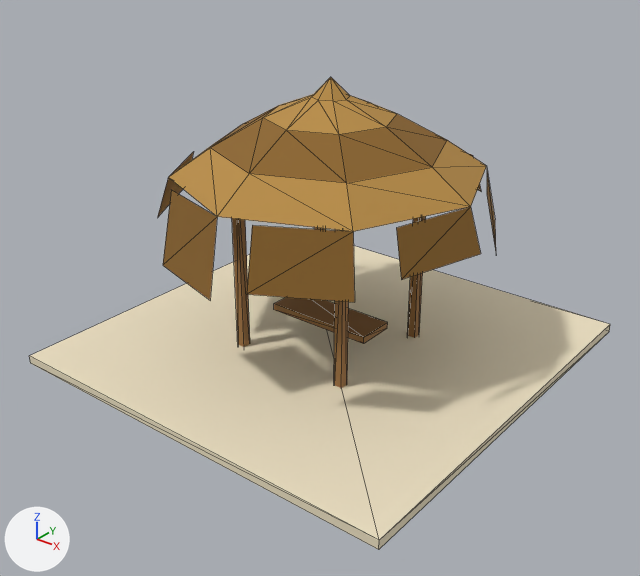
Two versions of the glTF model game/models/hero/palapa_m23_m13.glb, one commit apart.
Both versions are drawn from a 50 mm lens placed at (5.55, -7.12, 5.15), pointed at (0.17, -0.39, 0.97). The lights are fixed; the arrows at lower left show +X, +Y and +Z. The older version comes first. Mesh edges are drawn as thin lines. Objects named as collision shapes, trigger or cutter boxes, shadow casters or lower levels of detail are left out. Vertices at exactly the same position are counted once.

Objects in the first picture: 'palapa_m23_m13_lod0'.
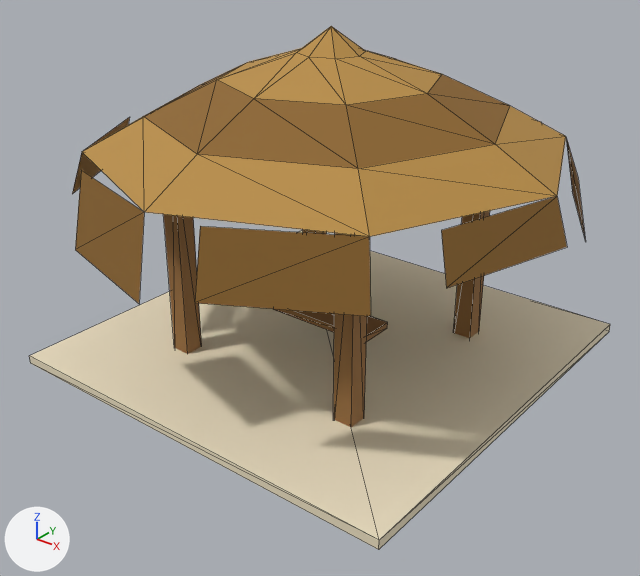
What differs and where, as boxes (x1, y1, x2, y2) in the pictures (640 x 576 px; the box of a moved part takes in the faces that stretch with it):
'palapa_m23_m13_lod0', reshaped, recoloured (beige to brown, 11% taller): before (29, 77, 610, 550); after (29, 26, 610, 550)
part 1 of me_palapa_m23_m13_lod0, moved or reshaped (mostly hidden): before (314, 227, 326, 230); after (303, 230, 327, 234)
part 2 of me_palapa_m23_m13_lod0, moved or reshaped: before (407, 216, 426, 338); after (453, 211, 490, 338)
part 3 of me_palapa_m23_m13_lod0, moved or reshaped: before (334, 230, 348, 388); after (333, 233, 367, 427)
part 4 of me_palapa_m23_m13_lod0, moved or reshaped: before (232, 218, 250, 347); after (163, 214, 202, 354)
part 5 of me_palapa_m23_m13_lod0, moved or reshaped: before (157, 77, 496, 302); after (72, 26, 586, 316)
part 6 of me_palapa_m23_m13_lod0, recoloured: before (169, 77, 486, 232); after (82, 26, 566, 237)
part 7 of me_palapa_m23_m13_lod0, recoloured: before (157, 105, 496, 302); after (72, 63, 586, 316)
part 8 of me_palapa_m23_m13_lod0, recoloured (beige to brown): before (126, 246, 610, 465); after (126, 230, 610, 465)

Patch to the scene script:
```diff
--- a/game/models/hero/palapa_m23_m13.glb.py
+++ b/game/models/hero/palapa_m23_m13.glb.py
@@ mat_body @@
+mat_body = bpy.data.materials.new('body')
+mat_body.use_nodes = True; mat_body.node_tree.nodes.clear()
+_N = mat_body.node_tree.nodes; _L = mat_body.node_tree.links
+n0 = _N.new('ShaderNodeBsdfPrincipled'); n0.name = 'Principled BSDF'
+n0.inputs[2].default_value = 0.82  # 'Roughness'
+n1 = _N.new('ShaderNodeOutputMaterial'); n1.name = 'Material Output'
+n2 = _N.new('ShaderNodeVertexColor'); n2.name = 'Color Attribute'
+_L.new(n0.outputs[0], n1.inputs[0])  # 'BSDF' to 'Surface'
+_L.new(n2.outputs[0], n0.inputs[0])  # 'Color' to 'Base Color'
@@ me_palapa_m23_m13_lod0 @@
 # used by ob_palapa_m23_m13_lod0; location = (0.0, 0.0, 0.0)
-me_palapa_m23_m13_lod0.from_pydata(...)  # 105 vertices, 144 faces; spans x -2.4..2.4, y -2.4..2.4, z 0.0..3.15
-me_palapa_m23_m13_lod0.materials.append(mat_wood)  # brown #956b3b
+me_palapa_m23_m13_lod0.from_pydata(...)  # 105 vertices, 144 faces; spans x -2.7..2.7, y -2.7..2.7, z 0.0..3.65
+# me_palapa_m23_m13_lod0 part 1: the loose piece of 8 vertices spanning x -0.75..-0.65, y 0.65..0.75, z 0.0..2.3 is scaled about its middle by (2.2, 2.2, 1.17), then moved by (-0.45, 0.45, 0.2)
+# me_palapa_m23_m13_lod0 part 2: the loose piece of 8 vertices spanning x 0.65..0.75, y 0.65..0.75, z 0.0..2.3 is scaled about its middle by (2.2, 2.2, 1.17), then moved by (0.45, 0.45, 0.2)
+# me_palapa_m23_m13_lod0 part 3: the loose piece of 8 vertices spanning x 0.65..0.75, y -0.75..-0.65, z 0.0..2.3 is scaled about its middle by (2.2, 2.2, 1.17), then moved by (0.45, -0.45, 0.2)
+# me_palapa_m23_m13_lod0 part 4: the loose piece of 8 vertices spanning x -0.75..-0.65, y -0.75..-0.65, z 0.0..2.3 is scaled about its middle by (2.2, 2.2, 1.17), then moved by (-0.45, -0.45, 0.2)
+# me_palapa_m23_m13_lod0 part 5: 57 of 105 vertices moved; they spanned x -1.85..1.85, y -1.85..1.85, z 1.34..3.15 and now span x -2.7..2.7, y -2.7..2.7, z 1.64..3.65; mean shift (0.0, 0.0, 0.35); largest move (0.43, -1.8, 1.52) -> (0.63, -2.63, 1.82)
+# me_palapa_m23_m13_lod0 part 6: all 40 faces that had it switch from mat_thatch (orange #b98d46) to mat_body
+# me_palapa_m23_m13_lod0 part 7: all 32 faces that had it switch from mat_thatchd (brown #8d662a) to mat_body
+# me_palapa_m23_m13_lod0 part 8: all 12 faces that had it switch from mat_sand (beige #eee1c3) to mat_body
+# me_palapa_m23_m13_lod0 part 9: vertex colours changed
```
